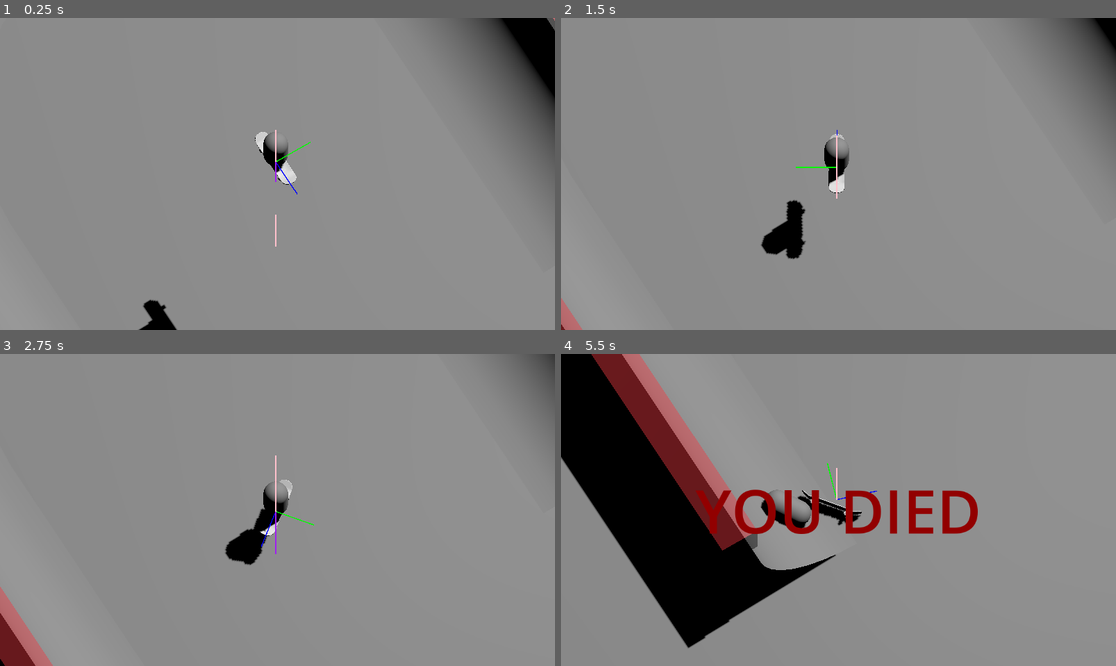
Above: before the commit, frames 1-4 (two rows, left to right).
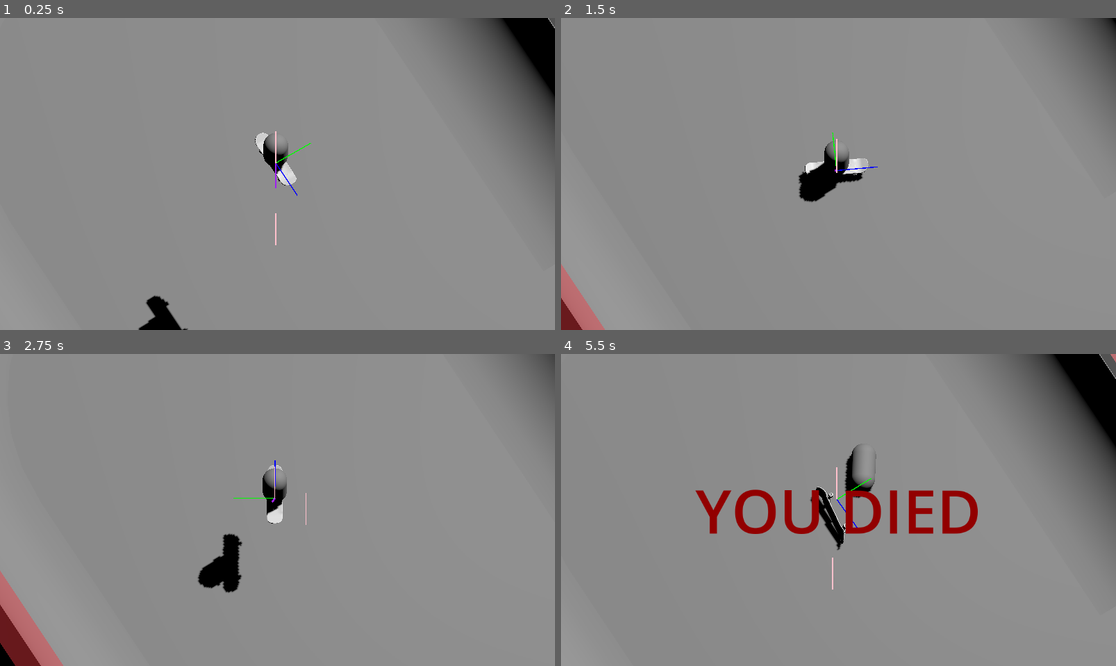
Above: after the commit, the same moments.

Repository: 3deric/GodotSkate
Game: Godot game, scene res://Scenes/testLevel.tscn
The game is run twice, just before and just after one commit, with the same random seed, the same clock (stepped at 60 frames per second) and the same inputs.
Inputs:
- Up to frame 1 (0.25 s): no input
- Up to frame 2 (1.5 s): hold D (Right) 0.53-1.28 s; hold Space (Jump) 0.53-1.28 s; hold S (Backward) from 1.28 s (still down); tap X (Grind) at 1.35 s
- Up to frame 3 (2.75 s): tap Space (Jump) at 1.52, 1.55, 1.82 s; release S (Backward) at 2.03 s; hold D (Right) from 2.03 s (still down); hold Space (Jump) from 2.03 s (still down)
- Up to frame 4 (5.5 s): release D (Right) at 2.78 s; release Space (Jump) at 2.78 s; hold W (Forward) 2.78-3.53 s; tap X (Grind) at 2.85, 4.35 s; tap Space (Jump) at 3.02, 3.05, 3.32, 4.52, 4.55, 4.82 s; hold Space (Jump) 3.53-4.28 s; hold A (Left) 3.53-5.03 s; hold S (Backward) from 5.03 s (still down); hold Space (Jump) from 5.03 s (still down)

The runs differ from the first frame. In frame 1, 0.4% of the frame differs, in the area x 24-100%, y 0-100%; in frame 2, 3.4%; in frame 3, 2.8%; in frame 4, 29%, in the area x 0-100%, y 0-95%.

Commit message:
Added grinding behaviour, fixed some bugs

Diff:
--- a/Skategame/Scenes/characterBody3D.tscn
+++ b/Skategame/Scenes/characterBody3D.tscn
@@ -21,14 +21,11 @@
 radius = 0.653773
 
 [node name="Character" type="CharacterBody3D"]
-collision_mask = 15
+collision_mask = 7
 axis_lock_angular_x = true
 axis_lock_angular_y = true
 axis_lock_angular_z = true
-wall_min_slide_angle = 2.26893
 floor_stop_on_slope = false
-floor_max_angle = 1.49051
-floor_snap_length = 0.5
 script = ExtResource("1_5mxk1")
 
 [node name="MeshInstance3D" type="MeshInstance3D" parent="."]
--- a/Skategame/Scenes/testLevel.tscn
+++ b/Skategame/Scenes/testLevel.tscn
@@ -23,6 +23,10 @@
 
 [sub_resource type="ConcavePolygonShape3D" id="ConcavePolygonShape3D_rhf6l"]
 data = PackedVector3Array(6.1499, 0.1696, 7.2485, 6.1499, 0.1696, 8.8323, 5.6764, 0.0427, 7.2609, 5.6764, 0.0427, 7.260 …(43019 unchanged characters)…
+
+[sub_resource type="BoxMesh" id="BoxMesh_salny"]
+
+[sub_resource type="BoxShape3D" id="BoxShape3D_lux5x"]
 
 [node name="Level" type="Node3D"]
 
@@ -49,6 +53,7 @@
 
 [node name="Character" parent="." node_paths=PackedStringArray("camera", "cameraPos", "ingameUI") instance=ExtResource("4_d8v8c")]
 transform = Transform3D(1, 0, 0, 0, 1, 0, 0, 0, 1, -1.13058, 2.22471, -0.540884)
+safe_margin = 0.01
 camera = NodePath("../Node3D/Camera3D")
 cameraPos = NodePath("../Node3D")
 ingameUI = NodePath("../IngameOverlay")
@@ -63,8 +68,10 @@
 far = 100.0
 
 [node name="RampAndRail" type="Node3D" parent="."]
+transform = Transform3D(1, 0, 0, 0, 1, 0, 0, 0, 1, 0, 0.539588, 0)
 
 [node name="RampRail1" type="CSGPolygon3D" parent="RampAndRail" groups=["rampRail"]]
+transform = Transform3D(1, 0, 0, 0, 1, 0, 0, 0, 1, 0, -0.547053, 0)
 cast_shadow = 0
 use_collision = true
 collision_layer = 8
@@ -82,7 +89,7 @@
 material = SubResource("StandardMaterial3D_73xjv")
 
 [node name="RampRail1Path" type="Path3D" parent="RampAndRail/RampRail1"]
-transform = Transform3D(1, 0, 0, 0, 1, 0, 0, 0, 1, -0.0130291, 0, -0.0221524)
+transform = Transform3D(1, 0, 0, 0, 1, 0, 0, 0, 1, -0.0130291, 0.489907, -0.0221524)
 curve = SubResource("Curve3D_ethqy")
 
 [node name="PipeCombined" type="MeshInstance3D" parent="."]
@@ -97,3 +104,13 @@
 
 [node name="IngameOverlay" parent="." instance=ExtResource("4_hwdxu")]
 visible = false
+
+[node name="MeshInstance3D" type="MeshInstance3D" parent="."]
+transform = Transform3D(1, 0, 0, 0, 1, 0, 0, 0, 1, 0, 0.439598, 7.82803)
+mesh = SubResource("BoxMesh_salny")
+skeleton = NodePath("")
+
+[node name="StaticBody3D" type="StaticBody3D" parent="MeshInstance3D"]
+
+[node name="CollisionShape3D" type="CollisionShape3D" parent="MeshInstance3D/StaticBody3D"]
+shape = SubResource("BoxShape3D_lux5x")
--- a/Skategame/Scripts/characterBody3D.gd
+++ b/Skategame/Scripts/characterBody3D.gd
@@ -3,9 +3,9 @@
 const acc = 0.2
 const jumpVel = 10.0
 const rot = 2.0
-const rotJump = 5.0
+const rotJump = 7.0
 const maxVel = 25.0
-const gravity = 20.0
+const gravity = 25.0
 const maxBounces = 5
 
 enum PlayerState {RESET, GROUND, PIPE, PIPESNAP, AIR, FALL, GRIND}
@@ -15,8 +15,6 @@
 var dir = Vector3.ZERO #current direction of motion
 var lastDir = Vector3.ZERO #direction of last frame for falling check
 var xForm = null
-var grounded = false
-var right = Vector3.ZERO
 
 var fallTimer = 0.0
 
@@ -34,13 +32,20 @@
 
 var lastCollLayer = 0
 
+var path: Path3D = null
+var pathPosition: float = -1
+var pathLength: float = -1
+var pathDir: int = 0
+var pathVelocity: Vector3 = Vector3.ZERO
+
 @onready var rbdBoard: RigidBody3D = get_node("RBDBoard")
 @onready var rbdChar: RigidBody3D = get_node("RBDCharacter")
-@export var path: Path3D = null
 @onready var area: Area3D = get_node("Area3D")
+@onready var collision: CollisionShape3D = get_node("CollisionShape3D")
 @export var camera: Camera3D = null
 @export var cameraPos: Node3D = null
 @export var ingameUI: Control = null
+
 
 func _ready():
 	_resetPlayer(Vector3.UP * 5.0)
@@ -49,76 +54,83 @@
 	xForm = global_transform
 	_inputHandler()
 	_playerState()
-
 	#debug logic to print the player state only on change
 	if(playerState != lastPlayerState):
 		print(PlayerState.find_key(playerState))
 	lastPlayerState = playerState
-
 	if (playerState == PlayerState.FALL):
 		velocity *= 0.95
 		move_and_slide()
 		return
-
 	if (playerState == PlayerState.GROUND):
 		lastGroundPos = global_position
-
 	#behaviour while grounded
 	if (playerState == PlayerState.GROUND or playerState == PlayerState.PIPE):
-
 		_setUpDirection()
-
 		if((input.y > 0 and velocity.length() <= maxVel) or (input.y < 0 and velocity.length() >= -maxVel)):
 			velocity += xForm.basis.z * input.y * acc
-		#dedeleration
+		#deceleration
 		else:
 			velocity *= 0.98
-
-
 		#jump acceleration
 		velocity += xForm.basis.y * input.z * jumpVel
-
 		rotate_object_local(Vector3.UP, input.x * rot * delta)
-
 		#apply gravity
 		velocity.y -= gravity * delta
-
 		_killOrthogonalVelocity(xForm, velocity)
-
 	#movement while not grounded
 	if (playerState == PlayerState.AIR):
 		rotate_object_local(Vector3.UP, input.x * rotJump * delta)
 		velocity.y -= gravity * delta
 		up_direction = Vector3.UP
-
 	#movement while snapped to pipe
-	#
 	if (playerState == PlayerState.PIPESNAP):
 		rotate_object_local(Vector3.UP, input.x * rotJump * delta)
 		curveSnap = _getClosestCurvePoint(path, global_position)
 		curveTangent = _alignToCurve(path, global_position)
 		up_direction = Vector3.UP.cross(curveTangent)
-		position = Vector3(curveSnap.x, position.y, curveSnap.z)  + up_direction * 0.25
+		position = Vector3(curveSnap.x, position.y, curveSnap.z) + up_direction * 0.25
 		velocity.y -= gravity * delta
+		if (!_getStickCurve(path, global_position)):
+			playerState = PlayerState.AIR
+
+	if (playerState == PlayerState.GRIND):
+		collision.disabled = true
+		var grindVel = velocity.length() * 0.99
+		up_direction = Vector3.UP
+		pathPosition -= grindVel * pathDir * delta
+
+		position = _getPositionOnCurve(path, pathPosition) + up_direction * 0.25
+		curveTangent = _alignToCurve(path, global_position) * -pathDir
+		pathVelocity = curveTangent  * grindVel
+		rotation.y = atan2(curveTangent.x,curveTangent.z)
+		if(input.z):
+			velocity = curveTangent * grindVel
+			velocity += xForm.basis.y * input.z * jumpVel
+			playerState = PlayerState.AIR
+		if (!_getStickCurve(path, global_position)):
+			velocity = curveTangent  * grindVel
+			playerState = PlayerState.AIR
+	else:
+		collision.disabled = false
 
 	#align upvector with ground while grounded
 	global_transform = _align(global_transform, up_direction)
-
 	#set player parameters for next physics iteration
 	lastPlayerState = playerState
 	lastPhysicsPosition = global_position
-
 	#apply movement
 	move_and_slide()
-
-
 
 func _playerState():
 
 	for body in area.get_overlapping_bodies():
 		if(body.is_in_group("rampRail")):
 			path = body.get_child(0)
+			pathLength = path.curve.get_baked_length()
 			if inputTricks.x == 1:
+				pathDir = _getCurveDir(path, position)
+				pathPosition = _getClosestCurveOffset(path, position)
 				playerState = PlayerState.GRIND
 			#print(body.get_path_node())
 			#todo, get the path by the node and not by the child
@@ -134,11 +146,6 @@
 
 	#setting player states
 	if (playerState == PlayerState.FALL):
-		return
-
-	if(is_on_wall()):
-		playerState = PlayerState.FALL
-		_fall()
 		return
 
 	if(playerState == PlayerState.GRIND):
@@ -158,6 +165,10 @@
 		if(collInfo):
 			groundNormal = (collInfo.get_normal() * Vector3(1,0,1)).normalized()
 
+	if is_on_wall():
+		playerState = PlayerState.FALL
+		_fall()
+
 	if !is_on_floor():
 		#behavior while in air, or sticked to a pipe
 		if(abs(xForm.basis.z.dot(Vector3.UP)) > 0.25 and playerState == PlayerState.PIPE and input.z == 0):
@@ -165,12 +176,11 @@
 			rampPos = global_position - get_last_motion() - Vector3.UP * 0.2
 		if(playerState != PlayerState.PIPESNAP):
 			playerState = PlayerState.AIR
-
 	#set current collision layer als last collision layer for next physics cycle
 	lastCollLayer = collLayer
+
 func _alignToCurve(path: Path3D, pos: Vector3):
 	var curve: Curve3D = path.curve
-
 	#sample curve for last physics iteration
 	var pathTransform: Transform3D = path.global_transform
 	var lastLocalPos: Vector3 = lastPhysicsPosition * pathTransform
@@ -180,7 +190,6 @@
 	var lastCurvePos: Vector3 = curve.sample_baked(lastOffset, true)
   # transform it back to world space
 	lastCurvePos = pathTransform * lastCurvePos
-
 	#sample curve for current physics iteraiton
 	var localPos: Vector3 = pos * pathTransform
   # get the nearest offset on the curve
@@ -189,11 +198,23 @@
 	var curvePos: Vector3 = curve.sample_baked(offset, true)
   # transform it back to world space
 	curvePos = pathTransform * curvePos
-
 	var tangent = (curvePos - lastCurvePos).normalized()
 	if(offset - lastOffset < 0):
 		tangent *= Vector3(-1,-1,-1)
 	return tangent
+
+func _getCurveDir(path: Path3D, pos: Vector3):
+	#function to get direction along the curve, based on the starting direction
+	var curve: Curve3D = path.curve
+	var currentPoint =  _getClosestCurvePoint(path, pos)
+	var nextPoint = _getClosestCurvePoint(path, pos + velocity)
+	var dir = curve.get_closest_offset(currentPoint) - curve.get_closest_offset(nextPoint)
+	if(dir > 0.1):
+		return  1
+	if(dir < -0.1):
+		return -1
+	else:
+		return 0
 
 func _getClosestCurvePoint(path: Path3D,pos: Vector3):
 	var curve: Curve3D = path.curve
@@ -207,6 +228,29 @@
   # transform it back to world space
 	curvePos = pathTransform * curvePos
 	return curvePos
+
+func _getClosestCurveOffset(path: Path3D, pos: Vector3):
+	var curve: Curve3D = path.curve
+	var pathTransform: Transform3D = path.global_transform
+	var localPos: Vector3 = pos * pathTransform
+	var offset: float = curve.get_closest_offset(localPos)
+	return offset
+
+func _getPositionOnCurve(path: Path3D, offset):
+	var curve: Curve3D = path.curve
+	var curvePos: Vector3 = curve.sample_baked(offset, true)
+	return curvePos
+
+func _getStickCurve(path: Path3D,pos: Vector3):
+	var curve: Curve3D = path.curve
+	var pathTransform: Transform3D = path.global_transform
+	var localPos: Vector3 = pos * pathTransform
+	var offset: float = curve.get_closest_offset(localPos)
+	#print(offset)
+	if(offset <= 0.1 or offset >= curve.get_baked_length() -.1):
+		return false
+	else:
+		return true
 
 func _setUpDirection():
 	#raycast to define new up direction based on the ground
--- a/Skategame/Scripts/debugView.gd
+++ b/Skategame/Scripts/debugView.gd
@@ -7,13 +7,16 @@
 	queue_redraw()
 
 func _draw():
-	_debugDraw(player.global_position, player.global_position + player.transform.basis.x, Color.GREEN)
-	_debugDraw(player.global_position, player.global_position + player.transform.basis.y, Color.RED)
-	_debugDraw(player.global_position, player.global_position + player.transform.basis.z, Color.BLUE)
-	_debugDraw(player.global_position, player.global_position + player.velocity * 0.25, Color.PURPLE)
-	_debugDraw(player.global_position, player.global_position + player.up_direction * 2, Color.PINK)
-	_debugDraw(player.curveSnap, player.curveSnap + Vector3.UP * 2, Color.PINK)
-	_debugDraw(player.global_position, player.global_position + player.curveTangent * 2, Color.BLUE)
+	_debugDraw(player.global_position, player.global_position + player.transform.basis.x, Color.GREEN, 2.0)
+	_debugDraw(player.global_position, player.global_position + player.transform.basis.y, Color.RED, 2.0)
+	_debugDraw(player.global_position, player.global_position + player.transform.basis.z, Color.BLUE ,2.0)
+	if (player.playerState != player.PlayerState.GRIND):
+		_debugDraw(player.global_position, player.global_position + player.velocity * 0.25, Color.PURPLE, 4.0)
+	else:
+		_debugDraw(player.global_position, player.global_position + player.pathVelocity * 0.25, Color.PURPLE, 4.0)
+	_debugDraw(player.global_position, player.global_position + player.up_direction * 2, Color.PINK, 2.0)
+	_debugDraw(player.curveSnap, player.curveSnap + Vector3.UP * 2, Color.PINK, 2.0)
+	#_debugDraw(player.global_position, player.global_position + player.curveTangent * 2, Color.BLUE, 2.0)
 
-func _debugDraw(from, to, col):
-	draw_line(player.camera.unproject_position(from), player.camera.unproject_position(to), col, 2.0)
+func _debugDraw(from, to, col, thickness):
+	draw_line(player.camera.unproject_position(from), player.camera.unproject_position(to), col, thickness)
Not shown: 1 places in Skategame/Scenes/testLevel.tscn that only renumber resources
